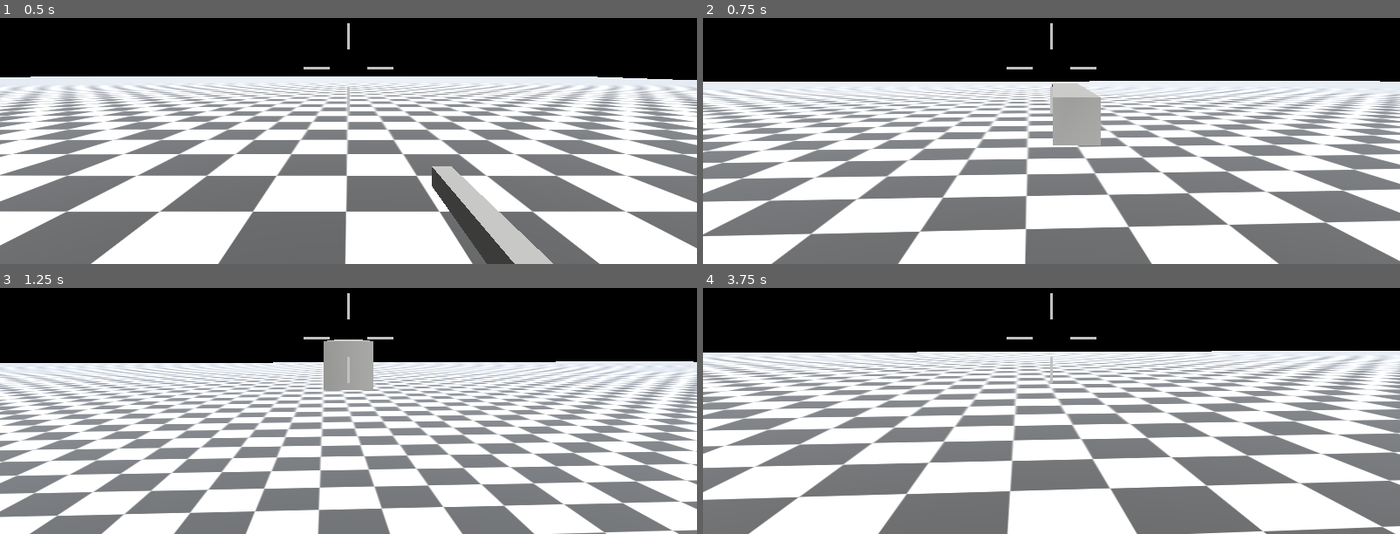
Above: before the commit, frames 1-4 (two rows, left to right).
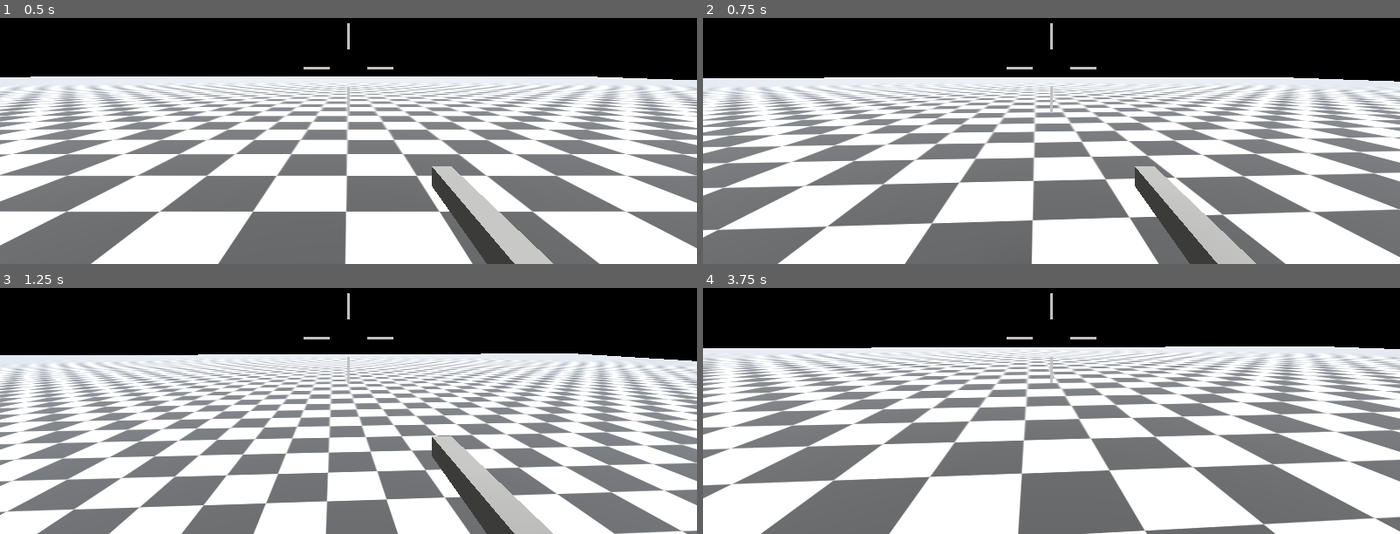
Above: after the commit, the same moments.

Repository: Octopodes-Nuts/FracturedExodus
Game: Godot game, scene res://environment/maps/test_map/TestMap.tscn
Two runs of this game, one before a commit and one after it. Both use one fixed random seed, a clock stepped at 60 frames per second and the inputs below.
Inputs (mouse positions are in pixels of both pictures, inside the frame that each line leads up to):
- Up to frame 1 (0.5 s): no input
- Up to frame 2 (0.75 s): move the mouse to (1086, 67) at 0.52 s; hold W (move_forward) from 0.53 s (still down); hold Right mouse button (ads) from 0.53 s (still down); click (1086, 67) at 0.67 s
- Up to frame 3 (1.25 s): keep holding W (move_forward); keep holding Right mouse button (ads); tap Space (jump) at 0.77 s; tap 1 (primary_weapon) at 0.8 s
- Up to frame 4 (3.75 s): keep holding W (move_forward); move the mouse to (1016, 339) at 1.27 s; release Right mouse button (ads) at 1.28 s; tap 1 (primary_weapon) at 1.35 s; tap Space (jump) at 1.52, 3.02 s; tap 2 (secondary_weapon) at 1.55, 2.1 s; move the mouse to (1065, 332) at 2.02 s; tap 3 (tertiary_weapon) at 2.3, 2.85 s; move the mouse to (1044, 344) at 2.77 s; click (1044, 344) at 2.92 s; right-click (1044, 344) at 3.05 s; move the mouse to (1100, 342) at 3.52 s; hold Right mouse button (ads) from 3.53 s (still down)

Frame 1 is identical in both runs. In frame 2, 47% of the frame differs, in the area x 0-100%, y 24-100%; in frame 3, 43%; in frame 4, 44%.

Commit message:
equipment can be selected

Diff:
--- a/src/behavior/account/Character.gd
+++ b/src/behavior/account/Character.gd
@@ -7,28 +7,15 @@
 
 class_name Character
 
-enum ClassType {
-	DEFAULT,
-	RIFLEMAN,
-	MEDIC,
-	CHASSEUR,
-	LIEUTENANT,
-	FUSILER,
-	MEDZIN,
-	LEUTNANT,
-	JAEGER,
-	RECRUIT,
-	CAPTAIN,
-	SHARPSHOOTER,
-	JUGGERNAUT
-}
-
 var class_type: int # ClassType
 var experience: int
 var primary_weapon: Weapon = Weapon.new()
 var secondary_weapon: Weapon = Weapon.new()
+# tertiary is utility melee
 var tertiary_weapon: Weapon = Weapon.new()
-var equipment: Array # Array of Equipment
+
+var equipment_1: EquipmentSlot = EquipmentSlot.new()
+var equipment_2: EquipmentSlot = EquipmentSlot.new()
 
 # Called when the node enters the scene tree for the first time.
 func _ready():
--- /dev/null
+++ b/src/behavior/player/Equipable.gd
@@ -0,0 +1,10 @@
+###############################################################
+# Copyright (c) 2023 Octopodes Studio
+# Authors: Isaiah Raspet
+###############################################################
+
+extends Node3D
+
+class_name Equipable
+
+var active: bool = false
--- a/src/behavior/player/Equipment.gd
+++ b/src/behavior/player/Equipment.gd
@@ -3,14 +3,21 @@
 # Authors: Isaiah Raspet
 ###############################################################
 
-extends Node
+extends Equipable
 
 class_name Equipment
 
-# Declare member variables here. Examples:
-# var a = 2
-# var b = "text"
-
+# if equipment is consumable, the equipment slot will be freed when
+# all charges are used. Otherwise, charges can be picked up during a
+# resupply
+var consumable: bool = true
+# if equipment is throwable, the player will throw it
+# the other option is player use, where an animation of the player
+# using it on himself or a teammate, but the item will not leave
+# the player's hand
+var throwable: bool = false
+# the number of charges a piece of equipment has
+var charges: int = 1
 
 # Called when the node enters the scene tree for the first time.
 func _ready():
--- /dev/null
+++ b/src/behavior/player/EquipmentSlot.gd
@@ -0,0 +1,35 @@
+###############################################################
+# Copyright (c) 2023 Octopodes Studio
+# Authors: Isaiah Raspet
+###############################################################
+
+"""
+The equipment slot is a wrapper class that holds a reference to
+an actual piece of equipment.
+"""
+
+extends Node
+
+class_name EquipmentSlot
+
+var equipment_instance: Equipment = null
+
+func use_report() -> Dictionary:
+	if equipment_instance != null:
+		return {
+			"throwable": equipment_instance.throwable,
+			"consumable": equipment_instance.consumable
+		}
+	else: return {
+		'null': null
+	}
+
+func use():
+	if equipment_instance != null:
+		equipment_instance.charges -= 1
+
+		if equipment_instance.charges <= 0\
+			and equipment_instance.consumable:
+
+			equipment_instance.queue_free()
+			equipment_instance = null
--- a/src/behavior/player/movement/DefaultController.gd
+++ b/src/behavior/player/movement/DefaultController.gd
@@ -42,7 +42,8 @@
 var gravity_direction = Vector3()
 var current_interaction: Interactable
 
-var active_weapon: Weapon = Weapon.new()
+# this needs to be set to an active equipable
+var active_equipable: Equipable = Equipable.new()
 
 @onready var head = $camera_head
 @onready var gun_location = $camera_head/gun_location
@@ -64,24 +65,27 @@
 	character.secondary_weapon = WeaponRegister.gun_register["DefaultPistol"].instantiate()
 	character.set_bullet_origin(gun_location)
 	# end default character
-	swap_weapon(character.primary_weapon)
+	swap_equipped(character.primary_weapon)
 	# load from character
 	Local.player = self
 
 	Input.set_mouse_mode(Input.MOUSE_MODE_CAPTURED)
 
 func _ads(delta):
-	active_weapon.transform.origin = active_weapon.transform.origin.\
-		lerp((active_weapon.ads_position - head.transform.origin),
-			active_weapon.ADS_LERP * delta)
-	head.fov = lerp(head.fov, active_weapon.ads_fov, active_weapon.ADS_LERP * delta)
+	if active_equipable.is_class("Weapon"):
+		active_equipable.transform.origin = active_equipable.transform.origin.\
+			lerp((active_equipable.ads_position - head.transform.origin),
+				active_equipable.ADS_LERP * delta)
+		head.fov = lerp(head.fov, active_equipable.ads_fov, active_equipable.ADS_LERP * delta)
 
 func _undo_ads(delta):
-	active_weapon.transform.origin = active_weapon.transform.origin.\
-		lerp((active_weapon.default_position - head.transform.origin),
-			active_weapon.ADS_LERP * delta)
-	head.fov = lerp(head.fov, float(Settings.FOV), active_weapon.ADS_LERP * delta)
-
+	if active_equipable.is_class("Weapon"):
+		active_equipable.transform.origin = active_equipable.transform.origin.\
+			lerp((active_equipable.default_position - head.transform.origin),
+				active_equipable.ADS_LERP * delta)
+		head.fov = lerp(head.fov, float(Settings.FOV), active_equipable.ADS_LERP * delta)
+	elif head.fov != float(Settings.FOV):
+		head.fov = lerp(head.fov, float(Settings.FOV), active_equipable.ADS_LERP * delta)
 
 func ground_check():
 
@@ -96,17 +100,23 @@
 	# shifting weapons but maybe not
 	if Input.is_action_just_pressed("primary_weapon") and\
 			Local.input_active:
-		swap_weapon(character.primary_weapon)
+		swap_equipped(character.primary_weapon)
 		# remove all other weapons
 		# play animation
 	elif Input.is_action_just_pressed("secondary_weapon") and\
 			Local.input_active:
-		swap_weapon(character.secondary_weapon)
+		swap_equipped(character.secondary_weapon)
 		# play animtation
 	elif Input.is_action_just_pressed("tertiary_weapon") and\
 			Local.input_active:
 		# test to see if current class allows a tertiary weapon
-		swap_weapon(character.tertiary_weapon)
+		swap_equipped(character.tertiary_weapon)
+	elif Input.is_action_just_pressed("equipment_1") and\
+		Local.input_active and character.equipment_1.equipment_instance != null:
+			swap_equipped(character.equipment_1.equipment_instance)
+	elif Input.is_action_just_pressed("equipment_2") and\
+		Local.input_active and character.equipment_2.equipment_instance != null:
+			swap_equipped(character.equipment_2.equipment_instance)
 	if Input.is_action_pressed("ads") and\
 			Local.input_active:
 		_ads(delta)
@@ -114,10 +124,10 @@
 		_undo_ads(delta)
 	if Input.is_action_just_pressed("ads") and\
 			Local.input_active:
-		active_weapon.ads = true
+		active_equipable.ads = true
 	if Input.is_action_just_released("ads") and\
 			Local.input_active:
-		active_weapon.ads = false
+		active_equipable.ads = false
 	if Input.is_action_just_pressed("exit"):
 		if Local.input_active:
 			Local.input_active = false
@@ -128,18 +138,18 @@
 			self.remove_child(escape_menu)
 			Input.set_mouse_mode(Input.MOUSE_MODE_CAPTURED)
 
-func swap_weapon(weapon: Weapon):
-	if active_weapon != weapon:
-		if active_weapon.get_parent() == head:
-			head.remove_child(active_weapon)
+func swap_equipped(equipable: Equipable):
+	if active_equipable != equipable:
+		if active_equipable.get_parent() == head:
+			head.remove_child(active_equipable)
 		# play stow animation
-		active_weapon = weapon
+		active_equipable = equipable
 		# play raise animation
 		character.set_weapons_inactive()
-		weapon.active = true
-		head.add_child(weapon)
-		weapon.transform.origin = \
-		weapon.default_position - head.transform.origin
+		equipable.active = true
+		head.add_child(equipable)
+		equipable.transform.origin = \
+		equipable.default_position - head.transform.origin
 
 func _input(event):
 	if Local.input_active:
--- a/src/behavior/player/weapons/Weapon.gd
+++ b/src/behavior/player/weapons/Weapon.gd
@@ -3,7 +3,7 @@
 # Authors: Isaiah Raspet
 ###############################################################
 
-extends Node3D
+extends Equipable
 
 # Class used as general interface
 
@@ -24,7 +24,6 @@
 
 var type: int = 0
 var faction: int = 0
-var active: bool = false
 
 # perform action specified by weapon
 func _use():
